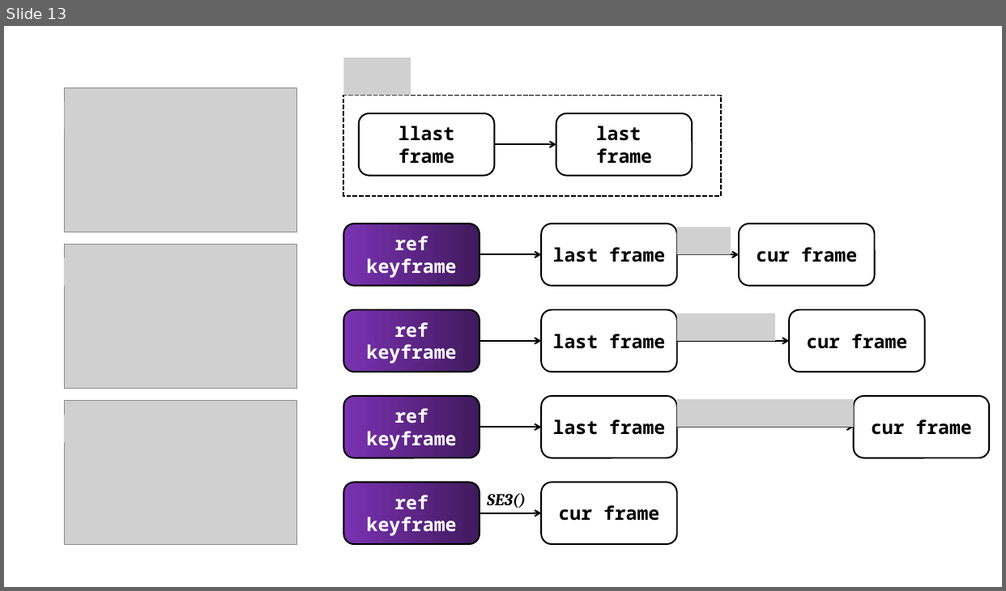
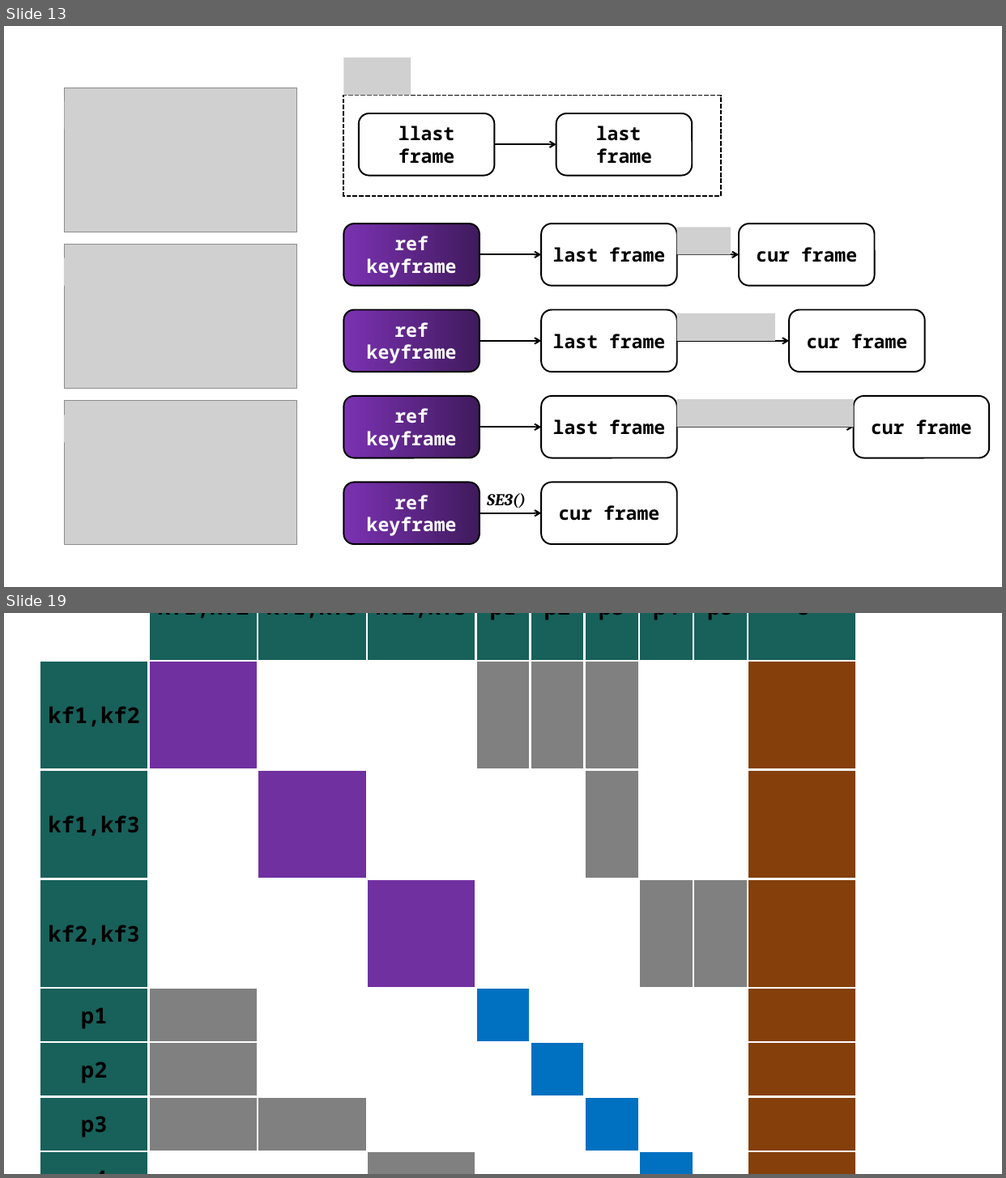
Before and after one commit to sunshanlu/dso_ssl, a slide deck: pictures/make-pictures.pptx. Shown one above the other, each under a label of ours: slide 13 before the commit, slides 13 and 19 after it; the slides between them are not shown. The pictures are 1006x591 and 1006x1178 pixels, drawn with LibreOffice and Linux fonts; fonts in the diff are those of the drawing; grey boxes stand for pictures. Boxes give left, top, right and bottom in pixels: in the first picture for what was removed or moved away, otherwise in the second. Text is boxed around its words. In the diff, an @@ line names an element or a change of style, - is before the commit and + after.

```diff
--- a/pictures/make-pictures.pptx
+++ b/pictures/make-pictures.pptx
@@ slide 19 added at <box>4,613,1002,1174</box>, background #FFFFFF @@
@@ table added at <box>40,613,859,1174</box>, 10 rows, 10 columns @@
+ | kf1,kf2 | kf1,kf3 | kf2,kf3 | p1 | p2 | p3 | p4 | p5 | C
+kf1,kf2 |  |  |  |  |  |  |  |  | 
+kf1,kf3 |  |  |  |  |  |  |  |  | 
+kf2,kf3 |  |  |  |  |  |  |  |  | 
+p1 |  |  |  |  |  |  |  |  | 
+p2 |  |  |  |  |  |  |  |  | 
+p3 |  |  |  |  |  |  |  |  | 
+p4 |  |  |  |  |  |  |  |  | 
+p5 |  |  |  |  |  |  |  |  | 
+C |  |  |  |  |  |  |  |  | 
```
Also in this commit, not shown: 1 slide changed, 12 other slides added, 1 slide removed, 22 other files.
